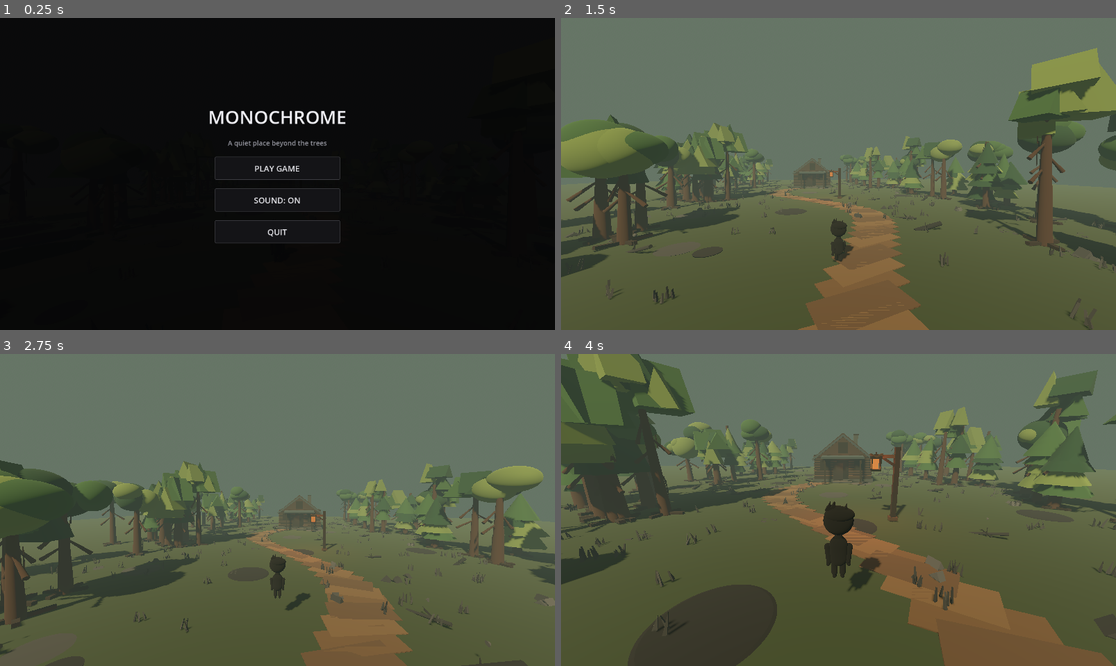
Above: before the commit, frames 1-4 (two rows, left to right).
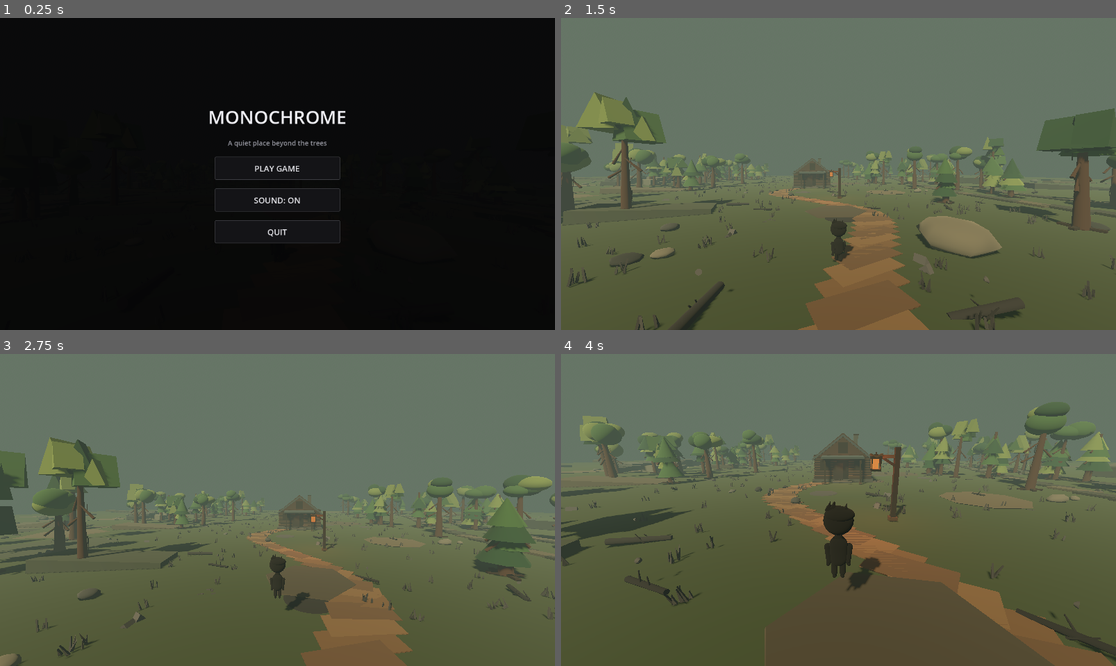
Above: after the commit, the same moments.

Repository: leto98/Monochrome
Game: Godot game, scene res://scenes/main.tscn
The game is run twice, just before and just after one commit, with the same random seed, the same clock (stepped at 60 frames per second) and the same inputs.
Inputs (mouse positions are in pixels of both pictures, inside the frame that each line leads up to):
- Up to frame 1 (0.25 s): no input
- Up to frame 2 (1.5 s): click "PLAY GAME" at 0.5 s; tap Enter at 1.25 s; move the mouse to (866, 174) at 1.27 s; hold W from 1.28 s (still down); tap E at 1.35 s
- Up to frame 3 (2.75 s): keep holding W; tap Space at 1.52, 2.27 s; move the mouse to (249, 510) at 2.02 s; tap Alt at 2.1 s
- Up to frame 4 (4 s): keep holding W; move the mouse to (849, 503) at 2.77 s; tap Enter at 2.85 s; move the mouse to (832, 516) at 3.52 s; tap V at 3.6 s; tap Space at 3.77 s

The runs differ from the first frame. In frame 2, 23% of the frame differs, in the area x 0-100%, y 9-100%; in frame 3, 19%; in frame 4, 30%, in the area x 0-100%, y 0-100%.

Commit message:
Expand wilderness with river valley, soil, rocks, ridges and fish

Diff:
--- a/scripts/main.gd
+++ b/scripts/main.gd
@@ -1,8 +1,8 @@
 extends Node3D
 
-const TREE_COUNT := 76
-const GRASS_CLUMPS := 220
-const DEBRIS_COUNT := 95
+const TREE_COUNT := 150
+const GRASS_CLUMPS := 420
+const DEBRIS_COUNT := 180
 const HOUSE_POSITION := Vector3(0.0, 0.0, -25.0)
 const DOOR_POSITION := Vector3(0.0, 1.0, -21.5)
 const INTERACTION_DISTANCE := 2.6
@@ -20,6 +20,8 @@
 var sound_enabled := true
 var title_sound_button: Button
 var pause_sound_button: Button
+var river_fish: Array[Node3D] = []
+var fish_swim_time := 0.0
 
 func _ready() -> void:
 	process_mode = Node.PROCESS_MODE_ALWAYS
@@ -29,6 +31,7 @@
 	_create_ground_details()
 	_create_path_lamp()
 	_create_debris()
+	_create_expanded_landscape()
 	_create_house()
 	_create_player()
 	_create_ui()
@@ -44,7 +47,16 @@
 	player.process_mode = Node.PROCESS_MODE_PAUSABLE
 	get_tree().paused = true
 
-func _process(_delta: float) -> void:
+func _process(delta: float) -> void:
+	fish_swim_time += delta
+	for i in range(river_fish.size()):
+		var fish := river_fish[i]
+		if is_instance_valid(fish):
+			fish.position.z += delta * (0.7 + float(i % 3) * 0.22)
+			fish.position.x = fish.get_meta("home_x") + sin(fish_swim_time * 1.3 + float(i)) * 0.32
+			fish.rotation.y = sin(fish_swim_time * 1.3 + float(i)) * 0.22
+			if fish.position.z > 55.0:
+				fish.position.z = -55.0
 	if not game_started or is_paused:
 		return
 	if player == null:
@@ -284,7 +296,7 @@
 	var ground := StaticBody3D.new()
 	ground.name = "Ground"
 	var ground_mesh := BoxMesh.new()
-	ground_mesh.size = Vector3(100, 1, 100)
+	ground_mesh.size = Vector3(180, 1, 180)
 	var ground_visual := MeshInstance3D.new()
 	ground_visual.mesh = ground_mesh
 	ground_visual.position.y = -0.5
@@ -292,7 +304,7 @@
 	ground.add_child(ground_visual)
 	var ground_collision := CollisionShape3D.new()
 	var ground_shape := BoxShape3D.new()
-	ground_shape.size = Vector3(100, 1, 100)
+	ground_shape.size = Vector3(180, 1, 180)
 	ground_collision.shape = ground_shape
 	ground_collision.position.y = -0.5
 	ground.add_child(ground_collision)
@@ -335,8 +347,8 @@
 		var side := -1.0 if i % 2 == 0 else 1.0
 		var tree := Node3D.new()
 		tree.name = "Tree_%02d" % i
-		var x := side * rng.randf_range(8.0, 17.0)
-		var z := rng.randf_range(-43.0, 16.0)
+		var x := side * rng.randf_range(10.0, 35.0)
+		var z := rng.randf_range(-76.0, 56.0)
 		tree.position = Vector3(x, 0, z)
 		tree.rotation.y = rng.randf_range(-0.35, 0.35)
 		var height := rng.randf_range(3.0, 5.8)
@@ -450,8 +462,8 @@
 		patch_mesh.bottom_radius = patch_mesh.top_radius * rng.randf_range(0.8, 1.15)
 		patch_mesh.height = 0.025
 		patch.mesh = patch_mesh
-		var px := rng.randf_range(-15.0, 15.0)
-		var pz := rng.randf_range(-43.0, 17.0)
+		var px := rng.randf_range(-38.0, 38.0)
+		var pz := rng.randf_range(-76.0, 56.0)
 		patch.position = Vector3(px, 0.012, pz)
 		patch.rotation.y = rng.randf_range(0.0, TAU)
 		patch.material_override = soil_material if i % 3 != 0 else moss_material
@@ -460,7 +472,7 @@
 	# Small angular blades in uneven clumps, kept away from the centre of the path.
 	for i in range(GRASS_CLUMPS):
 		var x := rng.randf_range(-15.0, 15.0)
-		var z := rng.randf_range(-44.0, 18.0)
+		var z := rng.randf_range(-76.0, 56.0)
 		if absf(x) < 1.9:
 			x = signf(x) * rng.randf_range(2.0, 4.2)
 		var clump := Node3D.new()
@@ -499,8 +511,8 @@
 	for i in range(DEBRIS_COUNT):
 		var debris := Node3D.new()
 		debris.name = "ForestDebris_%03d" % i
-		var x := rng.randf_range(-14.0, 14.0)
-		var z := rng.randf_range(-44.0, 18.0)
+		var x := rng.randf_range(-37.0, 37.0)
+		var z := rng.randf_range(-76.0, 56.0)
 		if absf(x) < 1.75:
 			x = signf(x) * rng.randf_range(2.0, 3.6)
 		debris.position = Vector3(x, 0.0, z)
@@ -733,6 +745,167 @@
 	porch_light.omni_attenuation = 1.5
 	house.add_child(porch_light)
 
+
+func _create_expanded_landscape() -> void:
+	# A wider wilderness with layered soil, uneven ridges, boulders, and a river valley.
+	var rng := RandomNumberGenerator.new()
+	rng.seed = 613908
+	var soil_materials := [
+		_mat(Color(0.24, 0.22, 0.18)),
+		_mat(Color(0.29, 0.27, 0.22)),
+		_mat(Color(0.17, 0.18, 0.16)),
+		_mat(Color(0.32, 0.29, 0.23)),
+		_mat(Color(0.21, 0.24, 0.19))
+	]
+	var rock_materials := [
+		_mat(Color(0.31, 0.32, 0.31)),
+		_mat(Color(0.22, 0.23, 0.23)),
+		_mat(Color(0.39, 0.38, 0.34)),
+		_mat(Color(0.16, 0.17, 0.17))
+	]
+	var water_material := StandardMaterial3D.new()
+	water_material.albedo_color = Color(0.20, 0.31, 0.32, 0.88)
+	water_material.roughness = 0.22
+	water_material.metallic = 0.08
+	water_material.transparency = BaseMaterial3D.TRANSPARENCY_ALPHA
+	water_material.cull_mode = BaseMaterial3D.CULL_DISABLED
+
+	# Broad, thin soil patches give the ground several distinct natural surfaces.
+	for i in range(145):
+		var patch := MeshInstance3D.new()
+		var mesh := CylinderMesh.new()
+		mesh.top_radius = rng.randf_range(1.2, 4.8)
+		mesh.bottom_radius = mesh.top_radius * rng.randf_range(0.72, 1.18)
+		mesh.height = rng.randf_range(0.025, 0.075)
+		mesh.radial_segments = rng.randi_range(5, 9)
+		patch.mesh = mesh
+		var x := rng.randf_range(-75.0, 75.0)
+		var z := rng.randf_range(-78.0, 78.0)
+		# Keep the river corridor clear enough to read as a continuous valley.
+		if x > 15.0 and x < 39.0:
+			x = -rng.randf_range(20.0, 65.0)
+		patch.position = Vector3(x, 0.018 + float(i % 3) * 0.004, z)
+		patch.rotation.y = rng.randf_range(0.0, TAU)
+		patch.material_override = soil_materials[rng.randi_range(0, soil_materials.size() - 1)]
+		add_child(patch)
+
+	# Scattered low-poly stones range from pebbles to large boulders.
+	for i in range(245):
+		var rock := MeshInstance3D.new()
+		var mesh := SphereMesh.new()
+		mesh.radius = 1.0
+		mesh.height = 1.6
+		mesh.radial_segments = rng.randi_range(5, 8)
+		mesh.rings = rng.randi_range(3, 5)
+		rock.mesh = mesh
+		var x := rng.randf_range(-78.0, 78.0)
+		var z := rng.randf_range(-80.0, 80.0)
+		# Leave the main trail and the water surface mostly unobstructed.
+		if absf(x) < 4.0 and z > -38.0 and z < 12.0:
+			x = -rng.randf_range(5.0, 10.0)
+		if x > 18.0 and x < 37.0:
+			x = rng.randf_range(-70.0, 8.0)
+		var size := rng.randf_range(0.12, 0.48)
+		if i % 13 == 0:
+			size = rng.randf_range(0.75, 1.45)
+		rock.scale = Vector3(size * rng.randf_range(0.8, 1.4), size * rng.randf_range(0.55, 1.0), size * rng.randf_range(0.8, 1.3))
+		rock.position = Vector3(x, rock.scale.y * 0.42, z)
+		rock.rotation = Vector3(rng.randf_range(-0.18, 0.18), rng.randf_range(0.0, TAU), rng.randf_range(-0.18, 0.18))
+		rock.material_override = rock_materials[rng.randi_range(0, rock_materials.size() - 1)]
+		add_child(rock)
+
+	# Low irregular ridges on both sides of the valley.
+	for i in range(34):
+		var ridge := MeshInstance3D.new()
+		var mesh := BoxMesh.new()
+		mesh.size = Vector3(rng.randf_range(5.0, 14.0), rng.randf_range(0.45, 1.5), rng.randf_range(2.5, 6.0))
+		ridge.mesh = mesh
+		var side := -1.0 if i % 2 == 0 else 1.0
+		var x := side * rng.randf_range(10.0, 72.0)
+		if side > 0.0 and x < 39.0:
+			x = rng.randf_range(40.0, 70.0)
+		ridge.position = Vector3(x, mesh.size.y * 0.25 - 0.06, rng.randf_range(-76.0, 76.0))
+		ridge.rotation.y = rng.randf_range(-0.6, 0.6)
+		ridge.rotation.z = rng.randf_range(-0.12, 0.12)
+		ridge.material_override = soil_materials[rng.randi_range(0, soil_materials.size() - 1)]
+		add_child(ridge)
+
+	# A long winding river occupies a shallow valley to the east of the cabin.
+	# Overlapping segments follow a gentle curve; raised banks frame the water.
+	var water_segments := 64
+	for i in range(water_segments):
+		var t := (float(i) + 0.5) / float(water_segments)
+		var z := lerpf(78.0, -78.0, t)
+		var x := 27.0 + sin(t * TAU * 1.35) * 5.5
+		var next_t := minf(1.0, t + 1.0 / float(water_segments))
+		var next_x := 27.0 + sin(next_t * TAU * 1.35) * 5.5
+		var segment := MeshInstance3D.new()
+		var mesh := BoxMesh.new()
+		mesh.size = Vector3(5.6, 0.10, 2.8)
+		segment.mesh = mesh
+		segment.position = Vector3(x, -0.26, z)
+		segment.rotation.y = atan2(next_x - x, -(lerpf(78.0, -78.0, next_t) - z))
+		segment.material_override = water_material
+		add_child(segment)
+		for bank_side in [-1.0, 1.0]:
+			var bank := MeshInstance3D.new()
+			var bank_mesh := BoxMesh.new()
+			bank_mesh.size = Vector3(1.2, 0.42, 3.0)
+			bank.mesh = bank_mesh
+			bank.position = Vector3(x + bank_side * 3.1, -0.04, z)
+			bank.rotation.y = segment.rotation.y
+			bank.material_override = soil_materials[1] if i % 3 == 0 else soil_materials[2]
+			add_child(bank)
+
+	# A lower, narrow stream sits beneath a separate rocky ravine at the far end.
+	for i in range(28):
+		var t := (float(i) + 0.5) / 28.0
+		var z := lerpf(-80.0, -34.0, t)
+		var x := -38.0 + sin(t * TAU * 1.2) * 3.2
+		var stream := MeshInstance3D.new()
+		var mesh := BoxMesh.new()
+		mesh.size = Vector3(1.7, 0.06, 2.0)
+		stream.mesh = mesh
+		stream.position = Vector3(x, -0.72, z)
+		stream.rotation.y = sin(t * TAU * 1.2) * 0.12
+		stream.material_override = water_material
+		add_child(stream)
+		for side in [-1.0, 1.0]:
+			var cliff := MeshInstance3D.new()
+			var cliff_mesh := BoxMesh.new()
+			cliff_mesh.size = Vector3(rng.randf_range(2.0, 4.2), rng.randf_range(1.0, 2.3), 2.5)
+			cliff.mesh = cliff_mesh
+			cliff.position = Vector3(x + side * 3.0, -0.10 + cliff_mesh.size.y * 0.2, z)
+			cliff.rotation.z = side * rng.randf_range(-0.16, 0.16)
+			cliff.material_override = rock_materials[rng.randi_range(0, rock_materials.size() - 1)]
+			add_child(cliff)
+
+	# Small low-poly fish silhouettes swim along the main river.
+	var fish_material := _mat(Color(0.62, 0.65, 0.61))
+	for i in range(12):
+		var fish := Node3D.new()
+		fish.name = "RiverFish_%02d" % i
+		fish.position = Vector3(27.0 + sin(float(i) * 1.7) * 1.6, -0.12, -72.0 + float(i) * 12.0)
+		fish.set_meta("home_x", fish.position.x)
+		var body := MeshInstance3D.new()
+		var body_mesh := SphereMesh.new()
+		body_mesh.radius = 0.22
+		body_mesh.height = 0.24
+		body.mesh = body_mesh
+		body.scale = Vector3(1.35, 0.55, 0.65)
+		body.material_override = fish_material
+		fish.add_child(body)
+		var tail := MeshInstance3D.new()
+		var tail_mesh := PrismMesh.new()
+		tail_mesh.size = Vector3(0.18, 0.18, 0.05)
+		tail.mesh = tail_mesh
+		tail.position = Vector3(0.28, 0.0, 0.0)
+		tail.rotation.y = deg_to_rad(90.0)
+		tail.material_override = fish_material
+		fish.add_child(tail)
+		add_child(fish)
+		river_fish.append(fish)
+
 func _create_player() -> void:
 	player = CharacterBody3D.new()
 	player.name = "Boy"
